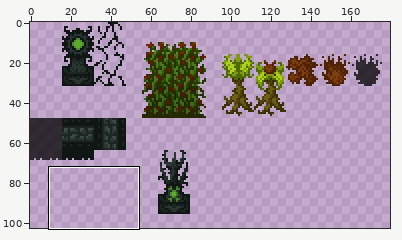
Two states of a sprite sheet, srcAlCata/B.png. Above, an overview of the earlier version with the close-up marked.
Close-up. Before the commit:
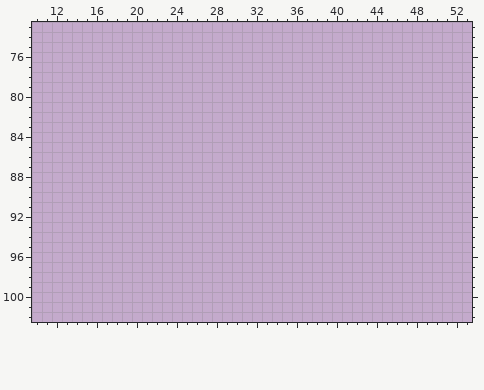
The file is 512x512 pixels, drawn in blocks of 2x2; one block is one cell here. Colours within 5 levels of each other are drawn and written as one. Shown: x 10..53, y 73..102. The wide view leaves out empty margins.
New version:
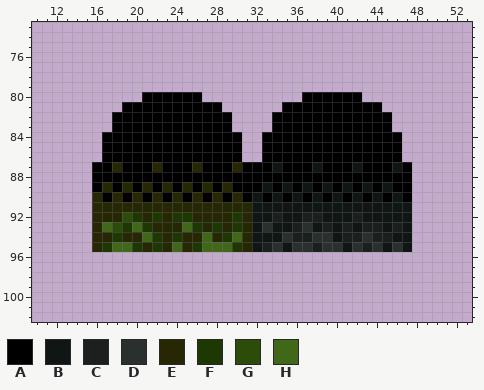
Palette (. is transparent): A #000000  B #101614  C #1b1f1e  D #2a302d  E #262703  F #1e3803  G #2c4d0a  H #416719
The exact change:
{"y":80,"x":21,"old":"......","new":"AAAAAA"}
{"y":80,"x":37,"old":"......","new":"AAAAAA"}
{"y":81,"x":19,"old":"..........","new":"AAAAAAAAAA"}
{"y":81,"x":35,"old":"..........","new":"AAAAAAAAAA"}
{"y":82,"x":18,"old":"............","new":"AAAAAAAAAAAA"}
{"y":82,"x":34,"old":"............","new":"AAAAAAAAAAAA"}
{"y":83,"x":18,"old":"............","new":"AAAAAAAAAAAA"}
{"y":83,"x":34,"old":"............","new":"AAAAAAAAAAAA"}
{"y":84,"x":17,"old":"..............","new":"AAAAAAAAAAAAAA"}
{"y":84,"x":33,"old":"..............","new":"AAAAAAAAAAAAAA"}
{"y":85,"x":17,"old":"..............","new":"AAAAAAAAAAAAAA"}
{"y":85,"x":33,"old":"..............","new":"AAAAAAAAAAAAAA"}
{"y":86,"x":17,"old":"..............","new":"AAAAAAAAAAAAAA"}
{"y":86,"x":33,"old":"..............","new":"AAAAAAAAAAAAAA"}
{"y":87,"x":16,"old":"................................","new":"AAEAAAEAAAEAAAEAAABAAABAAABAAABA"}
{"y":88,"x":16,"old":"................................","new":"AAAAAAAAAAAAAAAAAAAAAAAAAAAAAAAA"}
{"y":89,"x":16,"old":"................................","new":"AEAEAEAEAEAEAEAAABABABABABABABAA"}
{"y":90,"x":16,"old":"................................","new":"EAEAEAEAEAEAEAEABABABABABABABABA"}
{"y":91,"x":16,"old":"................................","new":"EEEEEEEEEEEEEEEEBBBBBBBBBBBBBBBB"}
{"y":92,"x":16,"old":"................................","new":"EEEGFEFEFFEEEEFEBBCBBCCBBBCBBBBB"}
{"y":93,"x":16,"old":"................................","new":"EHGFHFEEEHFEFEFEBDBBCDBCBCBCCBCB"}
{"y":94,"x":16,"old":"................................","new":"EEFEEHFEFEEHEFHEBBBDCCDDBCCDCCBB"}
{"y":95,"x":16,"old":"................................","new":"EFHHFEFEHEFHHHFEBCDBDDCDDBDCDBDB"}
{"label":"added","picture_box":[92,92,412,252]}
